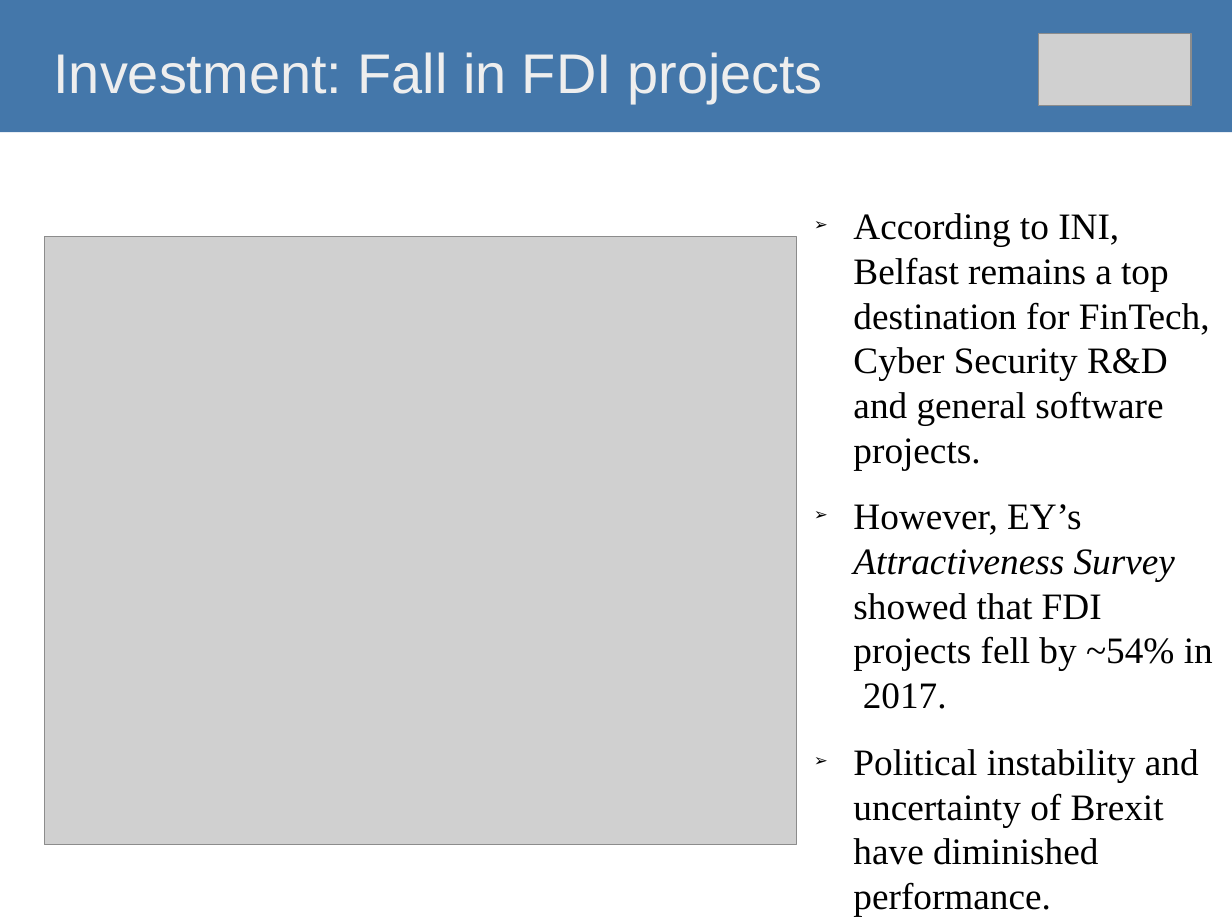
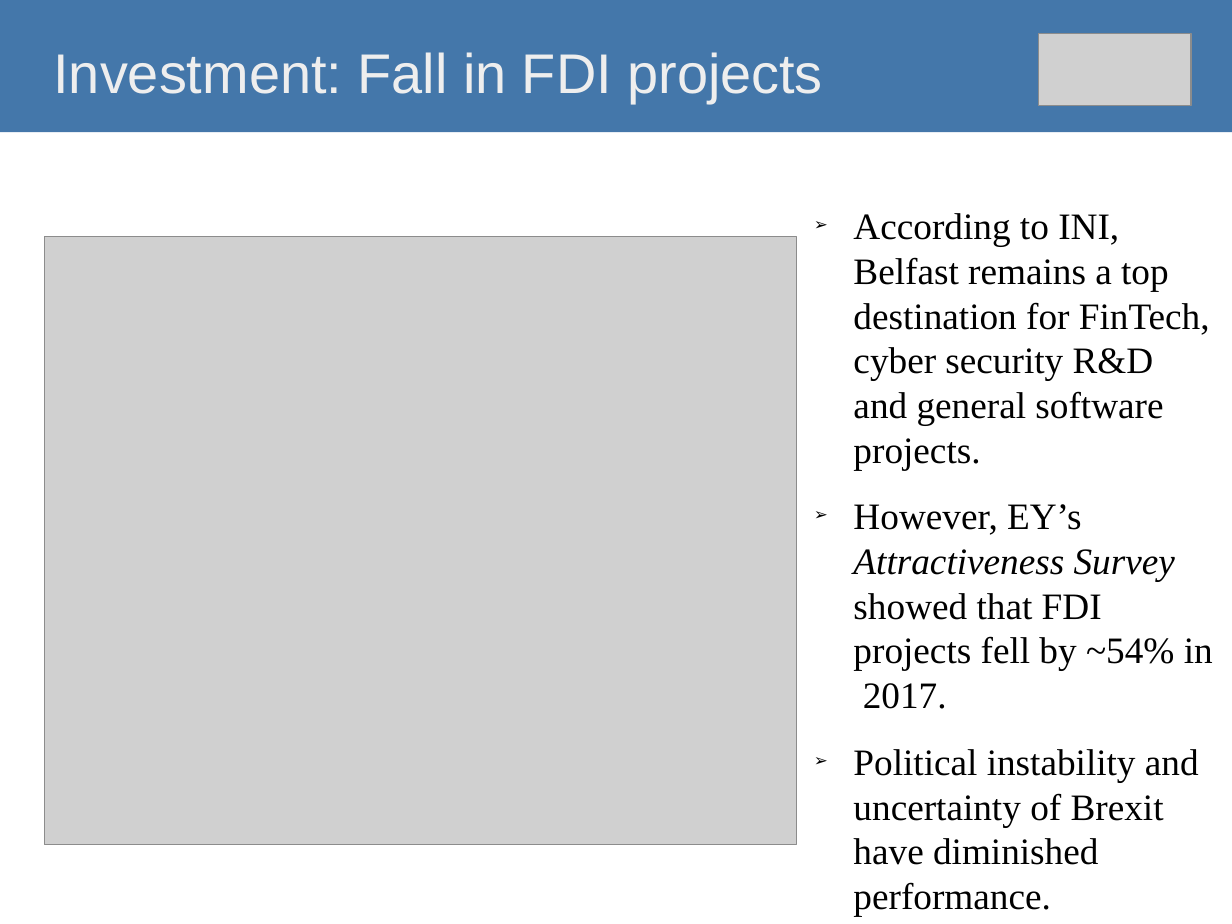
Before and after one commit to O1sims/MigrationNI, a slide deck: slide 13 of presentation/impact-of-brexit-on-ni-economy.odp. Drawn at 1232x924 pixels with LibreOffice and Linux fonts; fonts in the diff are those of the drawing; grey boxes stand for pictures. Boxes give left, top, right and bottom in pixels: in the first picture for what was removed or moved away, otherwise in the second. Text is boxed around its words. In the diff, an @@ line names an element or a change of style, - is before the commit and + after.

```diff
--- a/presentation/impact-of-brexit-on-ni-economy.odp
+++ b/presentation/impact-of-brexit-on-ni-economy.odp
@@ text at (853,213,1210,470): text changed @@
-➢ According to INI, Belfast remains a top destination for FinTech, Cyber Security R&D and general software projects.
+➢ According to INI, Belfast remains a top destination for FinTech, cyber security R&D and general software projects.
```
Also in this commit, not shown: 11 other slides changed, 1 slide added.
